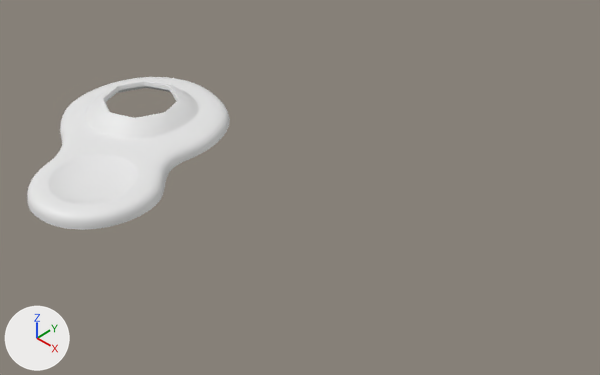
The Blender file wasabi/media_src/gc-controller.blend as it was, and as the next commit left it.
Both versions are drawn from a 50 mm camera at (9.5, -7.87, 8.09) aimed at (0.48, 1.4, -0.81). The lights are fixed; the arrows at lower left show +X, +Y and +Z.
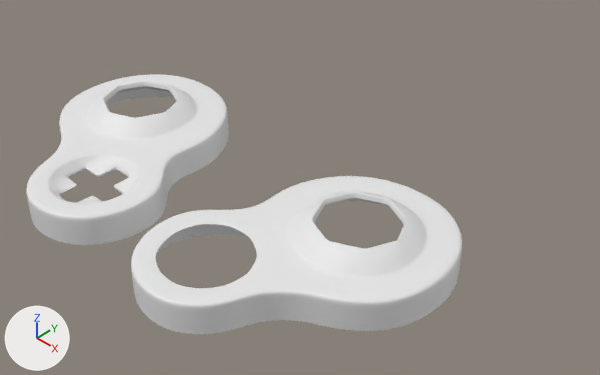
Edits to the bpy script that builds the scene:
```text
Change me_grid:
    used by ob_grid; location = (8.68, 0.75, 0.0)
    remove me_grid.from_pydata(...)  # 329 vertices, 199 faces; spans x -13.12..-5.12, y -3.67..5.02, z -0.24..0.27
    add me_grid.from_pydata(...)  # 658 vertices, 508 faces, 12 loose edges; spans x -13.11..-4.21, y -3.66..5.02, z -0.89..0.27
    me_grid part 1: a new loose piece of 236 vertices spanning x -8.39..-4.21, y -3.66..1.21, z -0.89..0.27
    me_grid part 2: 12 vertices moved from x -10.84..-9.92, y -3.12..1.07, z -0.07..0.03 to x -10.85..-10.01, y -3.14..1.1, z -0.15..0.03; 43 vertices removed from x -13.12..-8.11, y -3.67..1.22, z -0.24..0.0; 150 vertices added at x -13.11..-8.93, y -3.66..1.21, z -0.57..-0.01
```

Changed parts and their boxes (x1, y1, x2, y2) in the pictures (600 x 375 px):
'Grid', reshaped: before (27, 77, 230, 230); after (26, 74, 462, 334)
part 1 of me_grid, added: after (131, 176, 462, 334)
part 2 of me_grid, built on: before (27, 83, 230, 230); after (26, 74, 229, 245)
